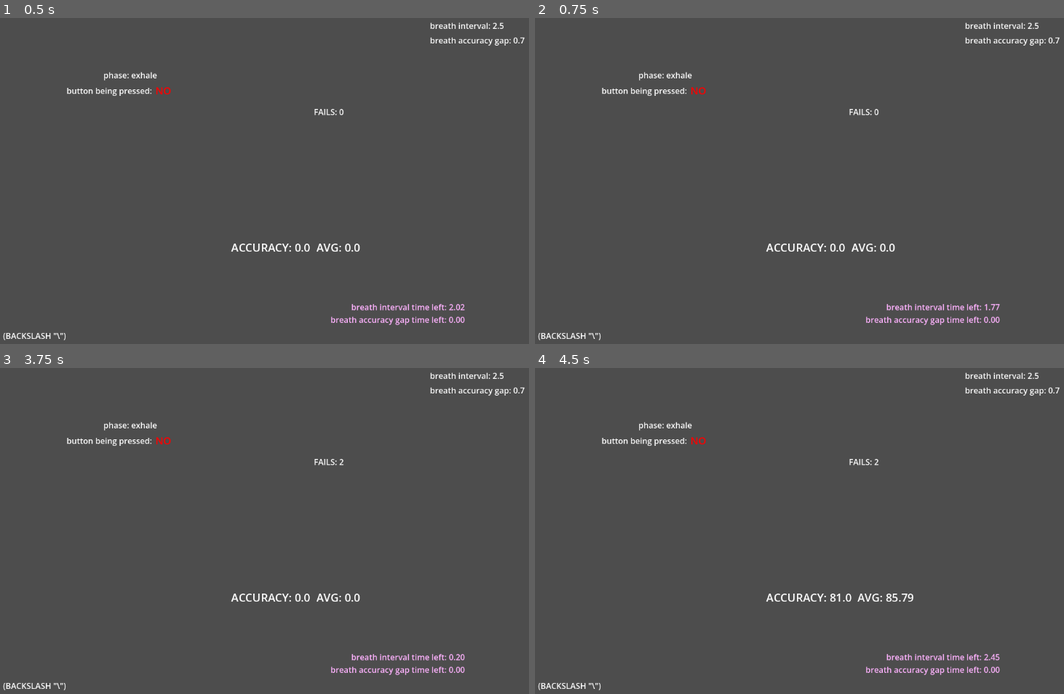
Above: before the commit, frames 1-4 (two rows, left to right).
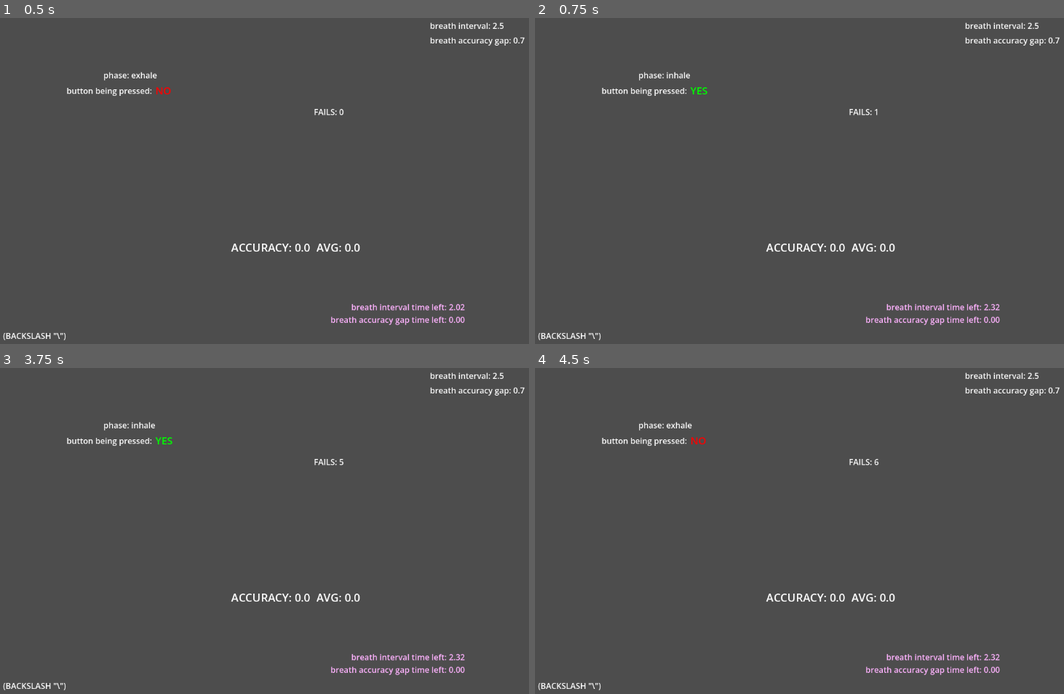
Above: after the commit, the same moments.

Repository: Xintegrate-Studios/cwu-breathing-mechanic
Game: Godot game, scene res://src/main/main.tscn
The game is run twice, just before and just after one commit, with the same random seed, the same clock (stepped at 60 frames per second) and the same inputs.
Inputs:
- Up to frame 1 (0.5 s): no input
- Up to frame 2 (0.75 s): tap Enter at 0.5 s; hold Right from 0.53 s (still down); hold Space (input, bound only after the commit) from 0.53 s (still down)
- Up to frame 3 (3.75 s): release Right at 1.28 s; release Space (input, bound only after the commit) at 1.28 s; hold Down 1.28-2.03 s; tap \ (input, bound only before the commit) at 1.35 s; tap Enter at 2, 3.5 s; hold Right 2.03-2.78 s; tap Alt at 2.1 s; tap Space (input, bound only after the commit) at 2.75 s; hold Up 2.78-3.53 s; tap Shift at 2.85 s; hold Left from 3.53 s (still down); hold Space (input, bound only after the commit) from 3.53 s (still down)
- Up to frame 4 (4.5 s): keep holding Left; release Space (input, bound only after the commit) at 4.28 s; tap \ (input, bound only before the commit) at 4.35 s

Frame 1 is identical in both runs. In frame 2, 0.2% of the frame differs, in the area x 24-88%, y 16-90%; in frame 3, 0.2%; in frame 4, 0.3%, in the area x 55-88%, y 27-90%.

Commit message:
WE BACK BOIS

Diff:
--- a/project.godot
+++ b/project.godot
@@ -22,7 +22,7 @@
 
 input={
 "deadzone": 0.2,
-"events": [Object(InputEventKey,"resource_local_to_scene":fa …(140 unchanged characters)… d":false,"keycode":0,"physical_keycode":92,"key_label":0,"unicode":92,"location":0,"echo":false,"script":null)
+"events": [Object(InputEventKey,"resource_local_to_scene":fa …(140 unchanged characters)… d":false,"keycode":0,"physical_keycode":32,"key_label":0,"unicode":32,"location":0,"echo":false,"script":null)
 ]
 }
 
